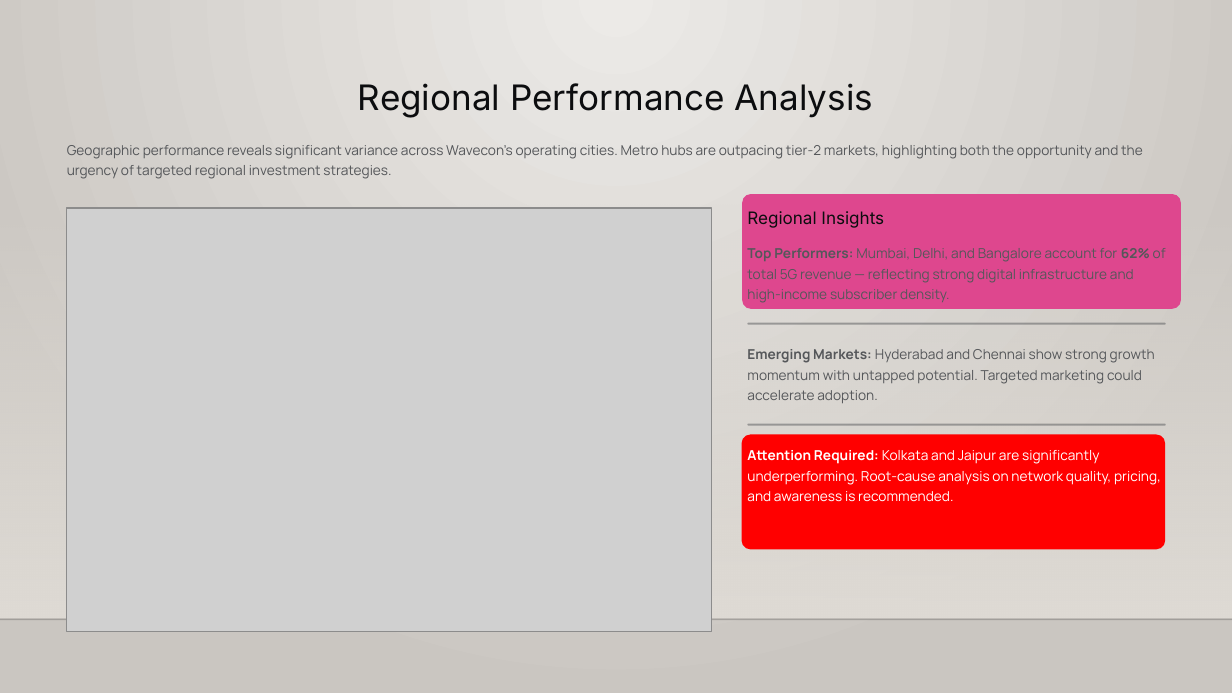
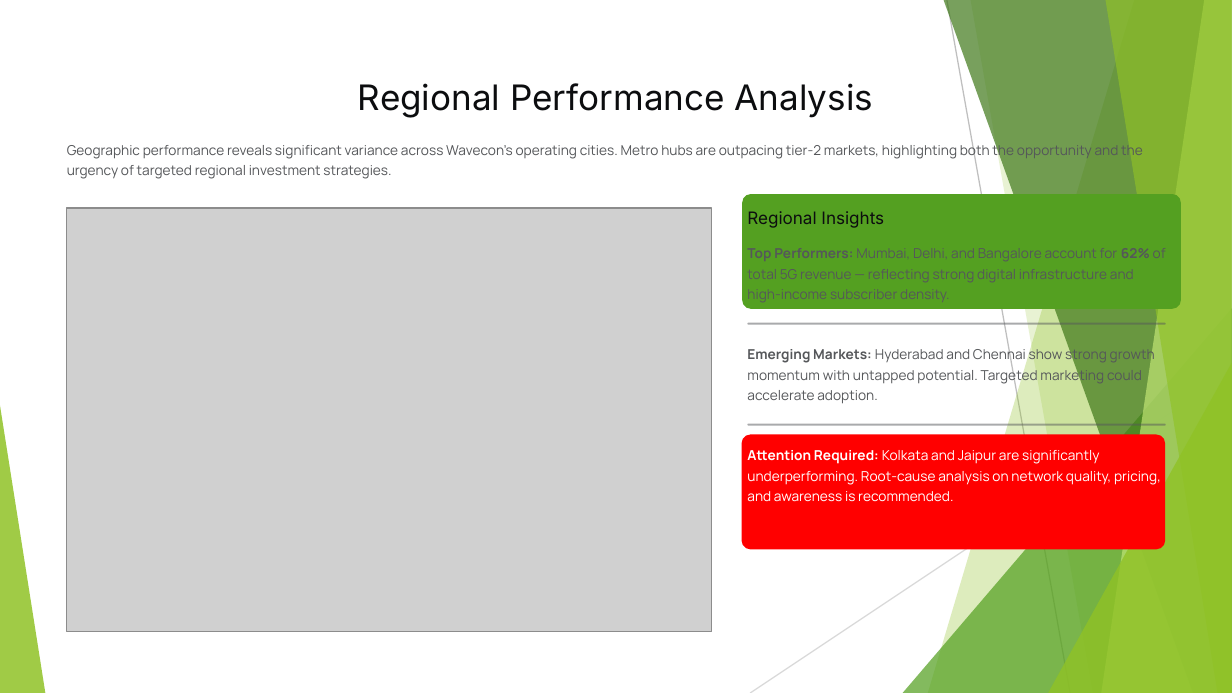
Before and after one commit to waniumer-analytics/Wavecon-Telecom-5G-Impact-Analysis-Power-BI-Dashboard, a slide deck: slide 7 of Wavecon-Telecom-5G-Business-Impact-Analysis.pptx. Drawn at 1232x693 pixels with LibreOffice and Linux fonts; fonts in the diff are those of the drawing; grey boxes stand for pictures; background and template pictures are left out. Boxes give left, top, right and bottom in pixels: in the first picture for what was removed or moved away, otherwise in the second. Text is boxed around its words. In the diff, an @@ line names an element or a change of style, - is before the commit and + after.

```diff
--- a/Wavecon-Telecom-5G-Business-Impact-Analysis.pptx
+++ b/Wavecon-Telecom-5G-Business-Impact-Analysis.pptx
@@ background gradient #ECEAE7 to #CAC7C1 to #FFFFFF @@
@@ rectangle removed at (x1=0, y1=205, x2=1232, y2=620) @@
@@ rounded rectangle at (x1=742, y1=195, x2=1180, y2=309): fill #DE478E to #54A021 @@
@@ group added at (x1=0, y1=0, x2=1232, y2=693): 5 freeform shapes, 3 triangles, 2 lines @@
@@ line removed from (0, 620) to (1232, 620) @@
```
Also in this commit, not shown: 10 other slides changed.
